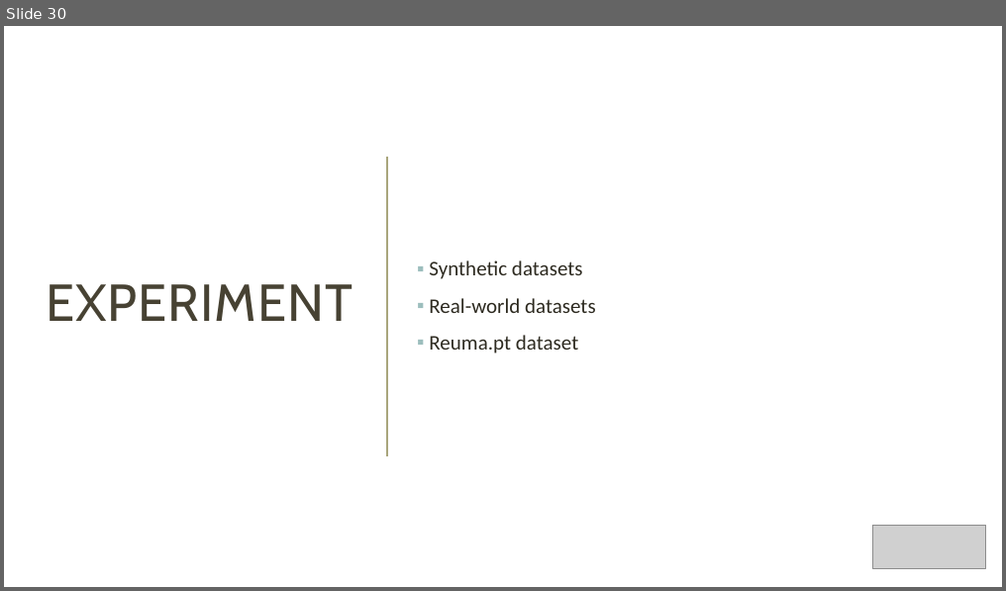
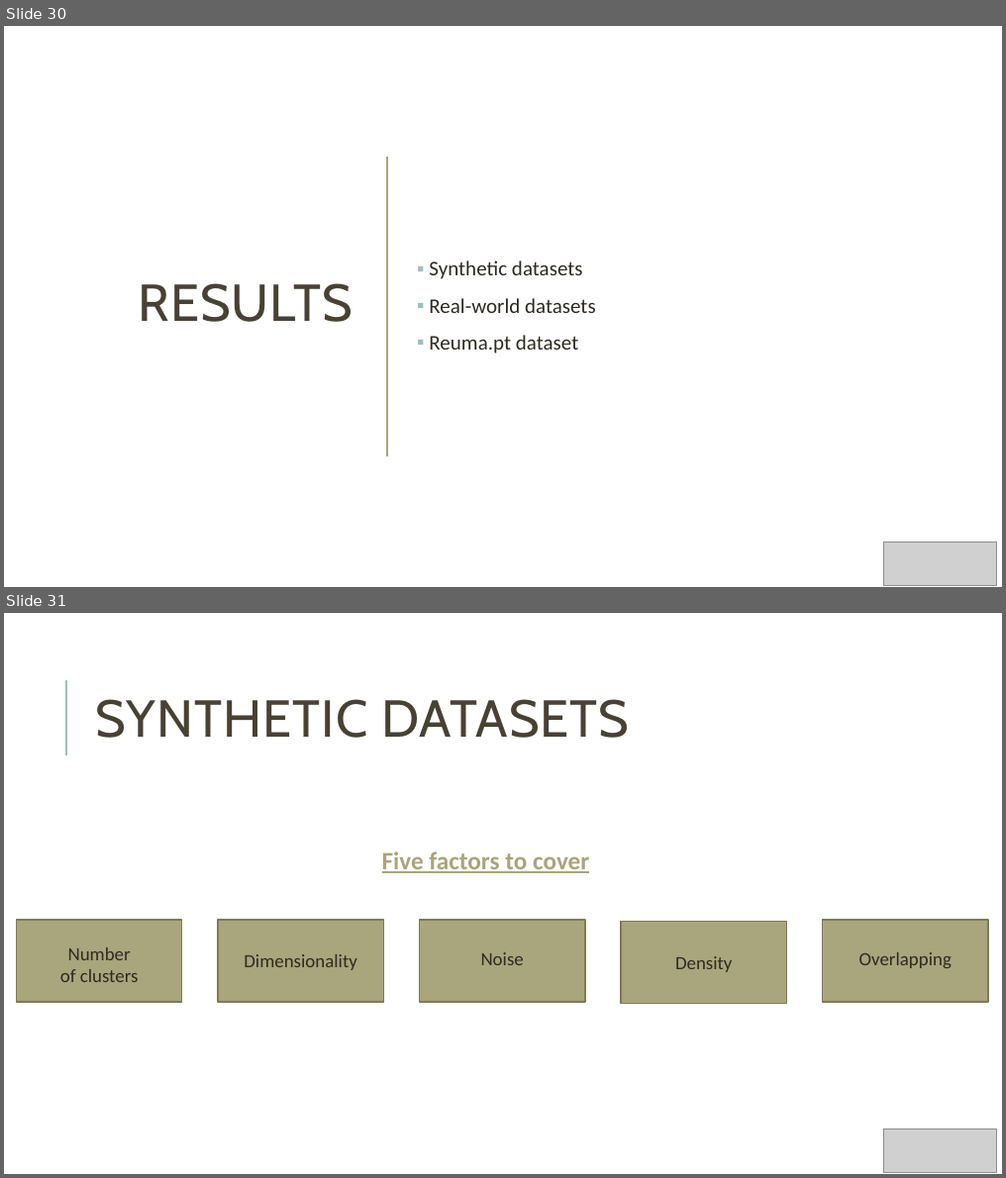
Before and after one commit to Nuno09/MscThesis, a slide deck: Dissertacao/apresentação_tese.pptx. Shown one above the other, each under a label of ours: slide 30 before the commit, slides 30 and 31 after it. The pictures are 1006x591 and 1006x1178 pixels, drawn with LibreOffice and Linux fonts; fonts in the diff are those of the drawing; grey boxes stand for pictures. Boxes give left, top, right and bottom in pixels: in the first picture for what was removed or moved away, otherwise in the second. Text is boxed around its words. In the diff, an @@ line names an element or a change of style, - is before the commit and + after.

```diff
--- a/Dissertacao/apresentação_tese.pptx
+++ b/Dissertacao/apresentação_tese.pptx
@@ slide 31 added at (4, 613, 1002, 1174), background #FFFFFF @@
@@ line added from (66, 756) to (66, 680), #9CBEBD 1.5 pt @@
@@ title added at (95, 699, 629, 738), 50 pt, text #474233 @@
+SYNTHETIC DATASETS
@@ text added at (382, 852, 589, 873), 24 pt, text #A9A57C, bold, underline @@
+Five factors to cover
@@ rectangle added at (17, 920, 182, 1002), fill #A9A57C, outline #7D7A5C 1.25 pt @@
@@ rectangle added at (218, 920, 383, 1002), fill #A9A57C, outline #7D7A5C 1.25 pt @@
@@ rectangle added at (420, 920, 585, 1002), fill #A9A57C, outline #7D7A5C 1.25 pt @@
@@ rectangle added at (621, 922, 786, 1004), fill #A9A57C, outline #7D7A5C 1.25 pt @@
@@ rectangle added at (823, 920, 988, 1002), fill #A9A57C, outline #7D7A5C 1.25 pt @@
@@ text added at (60, 948, 139, 982), 18 pt, text #2E2B21 @@
+Number of clusters
@@ text added at (244, 955, 356, 970), 18 pt, text #2E2B21 @@
+Dimensionality
@@ text added at (481, 953, 524, 965), 18 pt, text #2E2B21 @@
+Noise
@@ text added at (675, 957, 732, 972), 18 pt, text #2E2B21 @@
+Density
@@ text added at (859, 953, 951, 968), 18 pt, text #2E2B21 @@
+Overlapping
@@ picture added at (884, 1130, 997, 1173) @@
@@ slide 30 changed as well @@
@@ title at (138, 283, 352, 322): text changed @@
-EXPERIMENT
+RESULTS
@@ picture: place and size @@
-picture at (873, 525, 986, 569)
+picture at (884, 543, 997, 586)
```
Also in this commit, not shown: 29 other slides changed, 23 other slides added, 2 slides removed.
